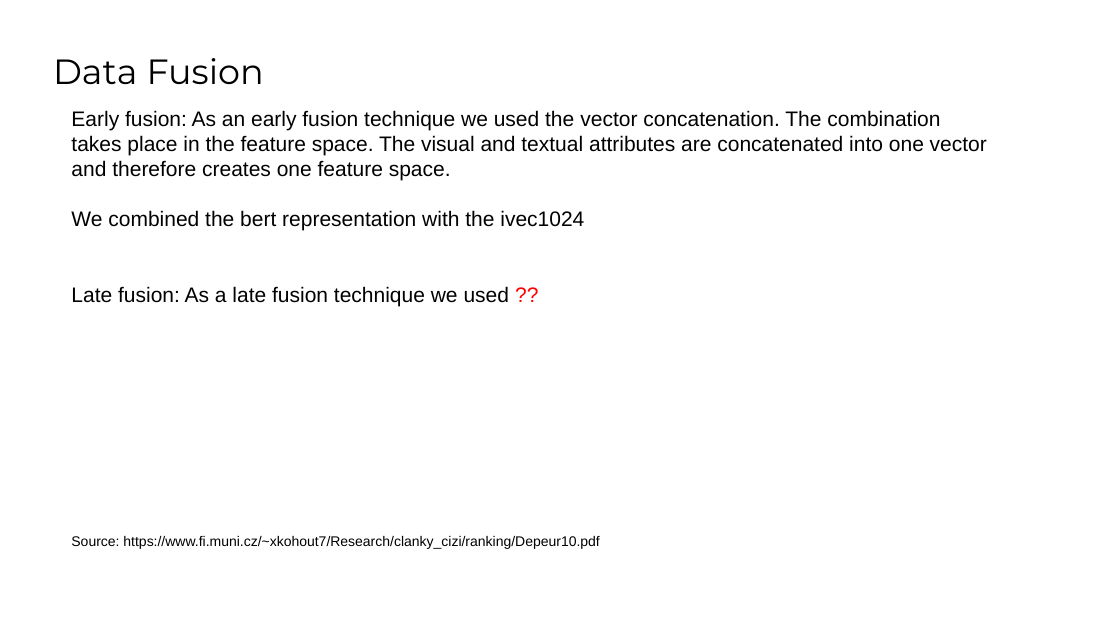
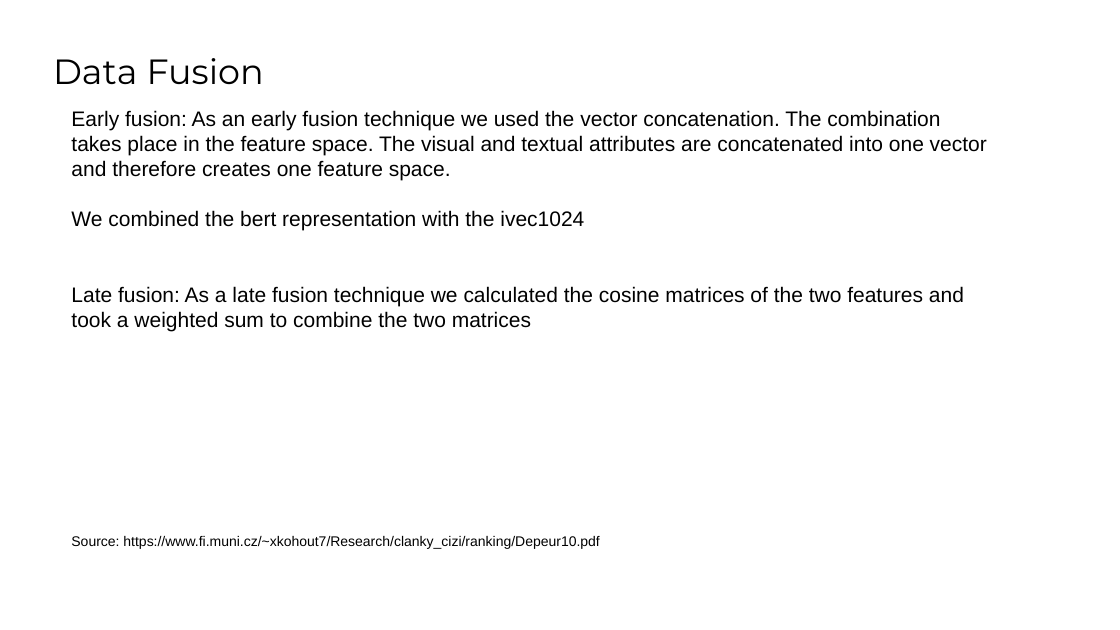
Before and after one commit to SaraCoolman/MMSR, a slide deck: slide 16 of project_3_team_E/Final Presentation.pptx. Drawn at 1120x630 pixels with LibreOffice and Linux fonts; fonts in the diff are those of the drawing; background and template pictures are left out. Boxes give left, top, right and bottom in pixels: in the first picture for what was removed or moved away, otherwise in the second. Text is boxed around its words. In the diff, an @@ line names an element or a change of style, - is before the commit and + after.

```diff
--- a/project_3_team_E/Final Presentation.pptx
+++ b/project_3_team_E/Final Presentation.pptx
@@ text at (x1=71, y1=286, x2=964, y2=332): text changed @@
-Late fusion: As a late fusion technique we used ??
+Late fusion: As a late fusion technique we calculated the cosine matrices of the two features and took a weighted sum to combine the two matrices
```
Also in this commit, not shown: 12 other slides changed, 1 slide added, 1 slide removed, 1 other file.
